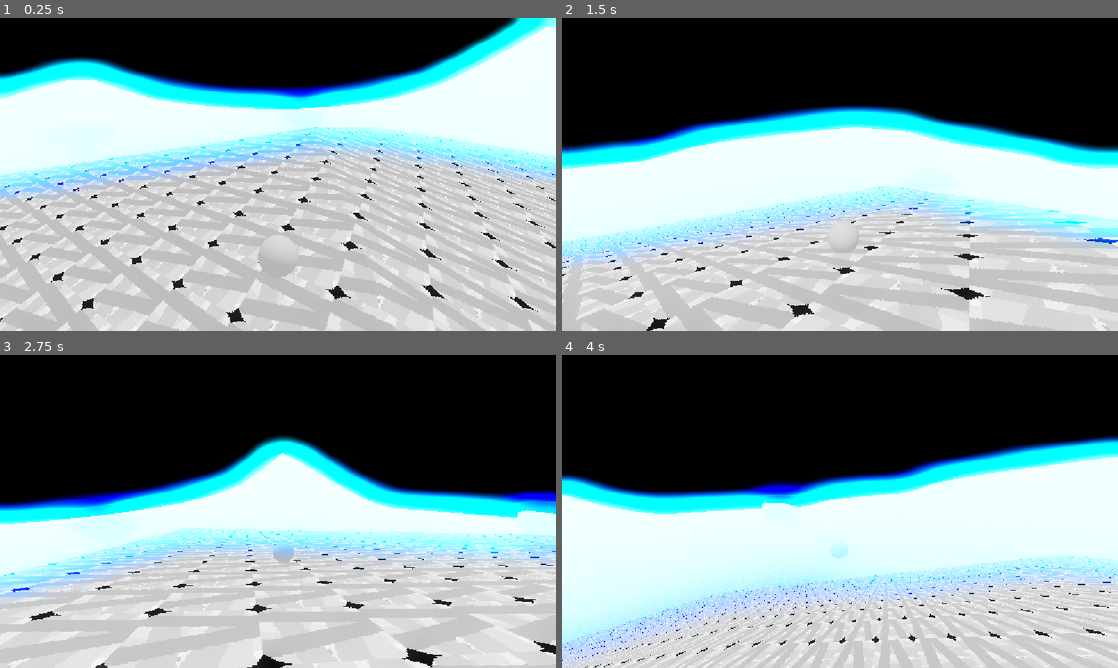
Above: before the commit, frames 1-4 (two rows, left to right).
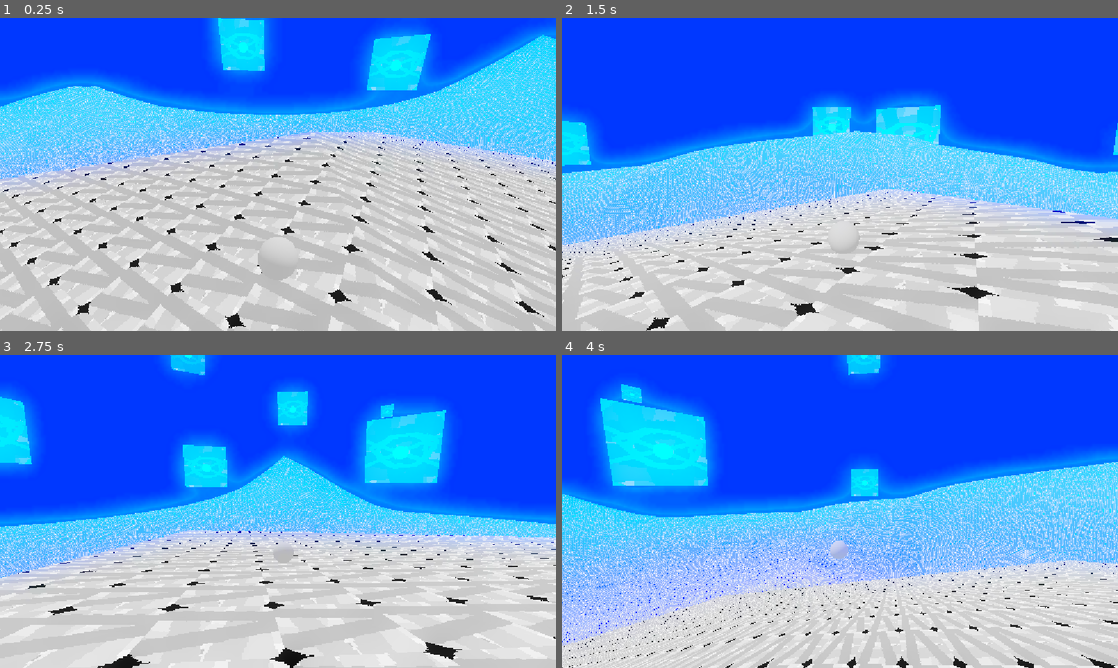
Above: after the commit, the same moments.

Repository: officialErnests/trih-3azel
Game: Godot game, scene res://Scenes/game.tscn
Two runs of this game, one before a commit and one after it. Both use one fixed random seed, a clock stepped at 60 frames per second and the inputs below.
Inputs:
- Up to frame 1 (0.25 s): no input
- Up to frame 2 (1.5 s): tap Enter at 0.5 s; hold D (Right) 0.53-1.28 s; tap W (Foward) at 0.6, 1.35 s; tap Space (Jump) at 0.77 s; hold S (Backward) from 1.28 s (still down)
- Up to frame 3 (2.75 s): tap Space (Jump) at 1.52 s; release S (Backward) at 2.03 s; hold D (Right) from 2.03 s (still down); tap W (Foward) at 2.1 s
- Up to frame 4 (4 s): tap W (Foward) at 2.85, 3.6 s; tap Space (Jump) at 3.02, 3.77 s; release D (Right) at 3.53 s; hold A (Left) from 3.53 s (still down)

The runs differ from the first frame. In frame 1, 60% of the frame differs, in the area x 0-100%, y 0-100%; in frame 2, 72%; in frame 3, 74%; in frame 4, 85%.

Commit message:
Made cooler level :DD

Diff:
--- a/Scenes/game.tscn
+++ b/Scenes/game.tscn
@@ -27,12 +27,11 @@
 fog_enabled = true
 fog_mode = 1
 fog_light_color = Color(0, 0.4500003, 1, 1)
-fog_light_energy = 16.0
-fog_density = 1.0
-fog_sky_affect = 0.0
-fog_depth_curve = 1.4640855
-fog_depth_begin = -30.0
-fog_depth_end = 2000.0
+fog_light_energy = 0.49
+fog_density = 0.254
+fog_sky_affect = 0.048
+fog_depth_curve = 1.9999982
+fog_depth_end = 1048.1
 adjustment_enabled = true
 adjustment_saturation = 8.0
 
--- a/Scenes/word_gen.tscn
+++ b/Scenes/word_gen.tscn
@@ -1,7 +1,8 @@
-[gd_scene load_steps=4 format=3 uid="uid://b810pw1blmn73"]
+[gd_scene load_steps=5 format=3 uid="uid://b810pw1blmn73"]
 
-[ext_resource type="PackedScene" uid="uid://cnl5ub6es5x17" path="res://Assets/3D_Assets/Island.fbx" id="1_8q0hw"]
 [ext_resource type="PackedScene" uid="uid://ld006sswcm8f" path="res://Assets/3D_Assets/Island_MAIN.fbx" id="2_1kxx8"]
+[ext_resource type="PackedScene" uid="uid://b8agkogfme660" path="res://Scenes/cube_eye.tscn" id="3_4he8f"]
+[ext_resource type="PackedScene" uid="uid://bav3hfwktjo3g" path="res://Scenes/gen_objects.tscn" id="3_gtx68"]
 
 [sub_resource type="ConcavePolygonShape3D" id="ConcavePolygonShape3D_1kxx8"]
 data = PackedVector3Array(-1.0749, -0.5176, 0.067999996, -1.0468, -0.5524, 0.0717, -1.0223, -0.6074, 0.0764, -1.0468, - …(149557 unchanged characters)…
@@ -11,18 +12,6 @@
 [node name="Camera3D" type="Camera3D" parent="."]
 transform = Transform3D(1, 0, 0, 0, 0.95073783, 0.30999616, 0, -0.30999616, 0.95073783, 0, 1.6983718, 3.0992286)
 
-[node name="Island" parent="." instance=ExtResource("1_8q0hw")]
-transform = Transform3D(1, 0, 0, 0, 1, 0, 0, 0, 1, 62.72673, -71.50409, -476.9281)
-
-[node name="Island2" parent="." instance=ExtResource("1_8q0hw")]
-transform = Transform3D(1, 0, 0, 0, 1, 0, 0, 0, 1, -327.78302, -71.504074, -340.10645)
-
-[node name="Island3" parent="." instance=ExtResource("1_8q0hw")]
-transform = Transform3D(-0.99909925, -0.04243378, 0, 0.04243378, -0.99909925, 0, 0, 0, 1, -146.99768, -71.50409, 407.45062)
-
-[node name="Island4" parent="." instance=ExtResource("1_8q0hw")]
-transform = Transform3D(0.47991732, -0.20274955, -0.8535643, 0, 0.97292936, -0.23110268, 0.87731373, 0.11091018, 0.46692562, 566.659, -71.50409, 102.3884)
-
 [node name="Island_MAIN" parent="." instance=ExtResource("2_1kxx8")]
 transform = Transform3D(1, 0, 0, 0, 1, 0, 0, 0, 1, -1.4091854, -136, 7.943102)
 
@@ -31,4 +20,46 @@
 [node name="CollisionShape3D" type="CollisionShape3D" parent="Island_MAIN/Grid/StaticBody3D"]
 shape = SubResource("ConcavePolygonShape3D_1kxx8")
 
+[node name="EYES" type="Node3D" parent="."]
+
+[node name="GenObjects" parent="EYES" instance=ExtResource("3_gtx68")]
+transform = Transform3D(1, 0, 0, 0, 1, 0, 0, 0, 1, 0, 350, 0)
+spawn_size = Vector3(2000, 200, 2000)
+spawn_obj = ExtResource("3_4he8f")
+spawn_size_min = 10.0
+spawn_size_max = 100.0
+spawn_amount = 10
+
+[node name="GenObjects5" parent="EYES" instance=ExtResource("3_gtx68")]
+transform = Transform3D(-4.371139e-08, 0, 1, 0, 1, 0, -1, 0, -4.371139e-08, 1379.4889, 182.95071, 45.305664)
+spawn_size = Vector3(2000, 300, 300)
+spawn_obj = ExtResource("3_4he8f")
+spawn_size_min = 100.0
+spawn_size_max = 200.0
+spawn_amount = 2
+
+[node name="GenObjects6" parent="EYES" instance=ExtResource("3_gtx68")]
+transform = Transform3D(-4.371139e-08, 0, 1, 0, 1, 0, -1, 0, -4.371139e-08, -1584.1759, 182.95071, 45.305794)
+spawn_size = Vector3(2000, 300, 300)
+spawn_obj = ExtResource("3_4he8f")
+spawn_size_min = 100.0
+spawn_size_max = 200.0
+spawn_amount = 2
+
+[node name="GenObjects7" parent="EYES" instance=ExtResource("3_gtx68")]
+transform = Transform3D(1, 0, 0, 0, 1, 0, 0, 0, 1, -71.41101, 182.95071, -1442.116)
+spawn_size = Vector3(2000, 300, 300)
+spawn_obj = ExtResource("3_4he8f")
+spawn_size_min = 100.0
+spawn_size_max = 200.0
+spawn_amount = 2
+
+[node name="GenObjects8" parent="EYES" instance=ExtResource("3_gtx68")]
+transform = Transform3D(1, 0, 0, 0, 1, 0, 0, 0, 1, 51.507446, 182.95071, 1741.4489)
+spawn_size = Vector3(2000, 300, 300)
+spawn_obj = ExtResource("3_4he8f")
+spawn_size_min = 100.0
+spawn_size_max = 200.0
+spawn_amount = 2
+
 [editable path="Island_MAIN"]
--- a/Scripts/follow.gd
+++ b/Scripts/follow.gd
@@ -8,8 +8,8 @@
 	track_object = get_parent()
 # Called every frame. 'delta' is the elapsed time since the previous frame.
 func _process(delta: float) -> void:
-	look_at(track_object.global_position + Vector3.UP)
+	look_at(track_object.global_position + Vector3.UP * 1)
 	var track_position = track_object.global_position + Vector3.UP
-	nb_global_position += (track_position - nb_global_position) * delta * min(nb_global_position.distance_to(track_position) - stalk_distance, 1) * 4
-	nb_global_position.y += (track_position.y - nb_global_position.y) * delta
+	nb_global_position += (track_position - nb_global_position) * delta * min(max(nb_global_position.distance_to(track_position) - stalk_distance, 0), 1) * 4
+	nb_global_position.y += (track_position.y - nb_global_position.y - 0.3) * delta
 	global_position = nb_global_position
--- a/Scripts/gen_objects.gd
+++ b/Scripts/gen_objects.gd
@@ -16,16 +16,20 @@
 
 # Called when the node enters the scene tree for the first time.
 func _ready() -> void:
-	pass # Replace with function body.
+	if !Engine.is_editor_hint():
+		for x in range(spawn_amount):
+			var instance = spawn_obj.instantiate()
+			instance.position = Vector3(randf_range(spawn_size.x / -2, spawn_size.x / 2),
+										randf_range(spawn_size.y / -2, spawn_size.y / 2),
+										randf_range(spawn_size.z / -2, spawn_size.z / 2))
+			instance.scale = Vector3.ONE * randf_range(spawn_size_min, spawn_size_max)
+			add_child(instance)
 
-
-# Called every frame. 'delta' is the elapsed time since the previous frame.
-func _process(delta: float) -> void:
-	pass
 
 func show_bounding_box():
 	var new_box = MeshInstance3D.new()
 	new_box.mesh = BoxMesh.new()
 	new_box.scale = spawn_size
+	new_box.transparency = 0.9
 	add_child(new_box)
 	return new_box
--- a/Scripts/rabbit.gd
+++ b/Scripts/rabbit.gd
@@ -100,7 +100,7 @@
 
 	var switch_state = curent_player_state != prev_player_state
 	prev_player_state = curent_player_state
-	print(PLAYER_STATES.find_key(curent_player_state))
+	# print(PLAYER_STATES.find_key(curent_player_state))
 	#Processes player states
 	match curent_player_state:
 		PLAYER_STATES.STILL:
